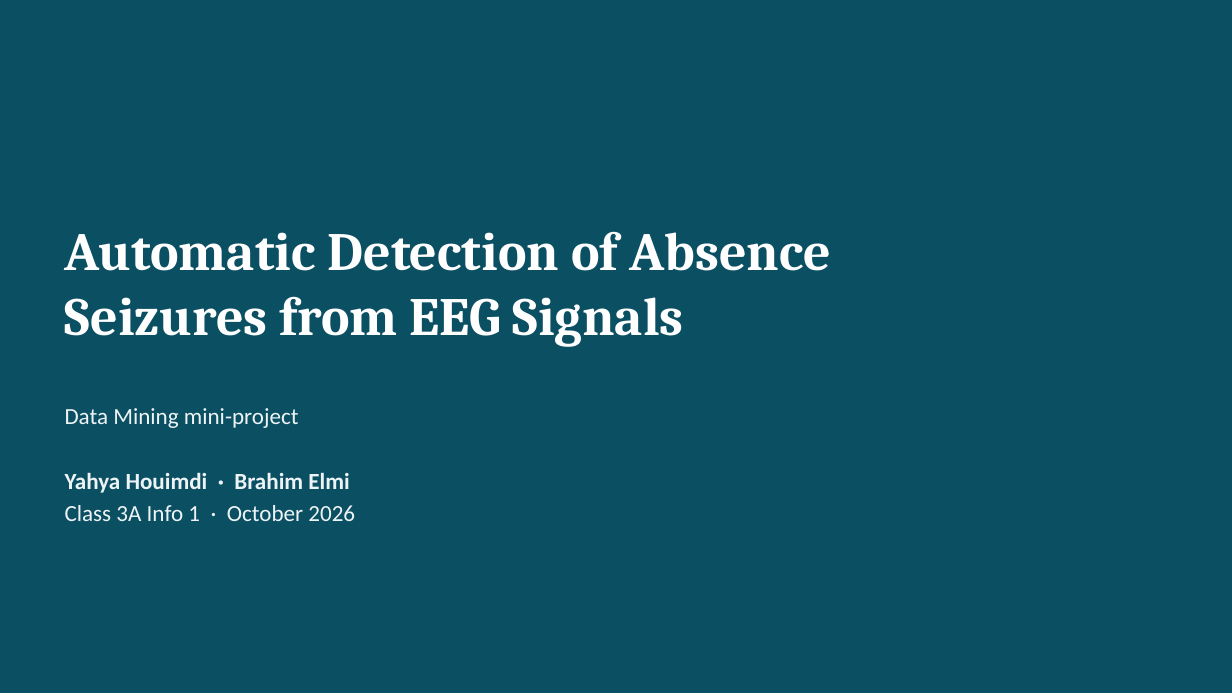
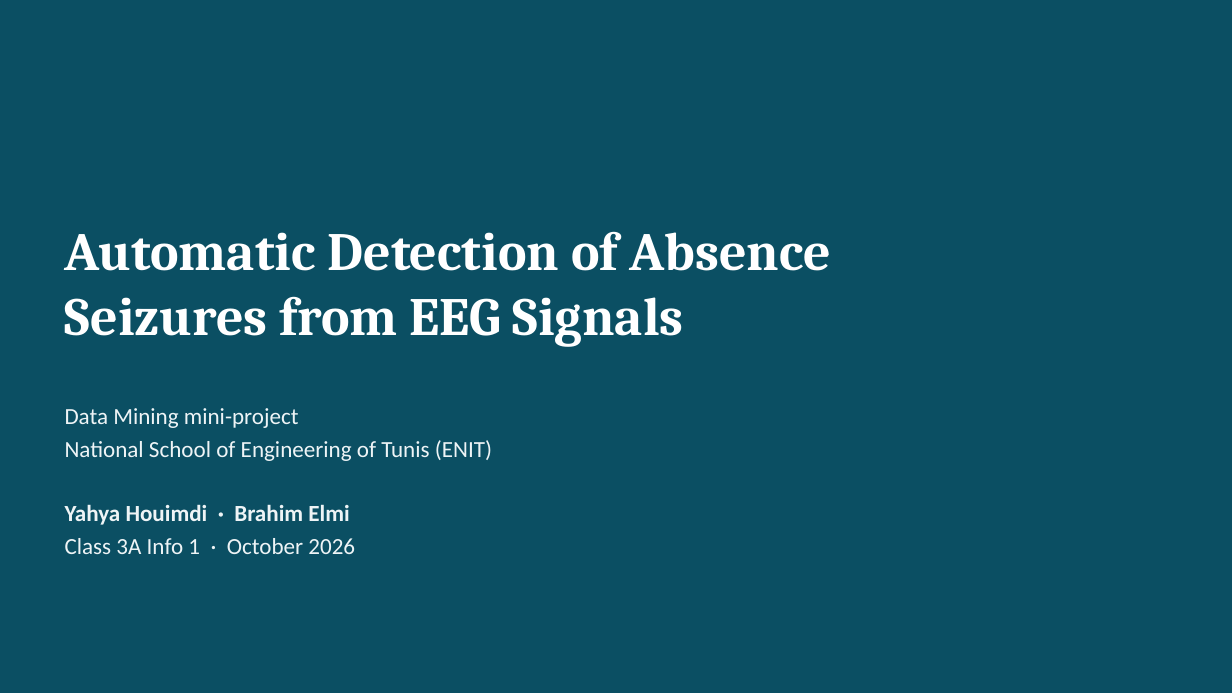
Before and after one commit to yahyahouimdi/data_mining, a slide deck: slide 1 of reports/EEG_Seizure_Detection_Presentation.pptx. Drawn at 1232x693 pixels with LibreOffice and Linux fonts; fonts in the diff are those of the drawing. Boxes give left, top, right and bottom in pixels: in the first picture for what was removed or moved away, otherwise in the second. Text is boxed around its words. In the diff, an @@ line names an element or a change of style, - is before the commit and + after.

```diff
--- a/reports/EEG_Seizure_Detection_Presentation.pptx
+++ b/reports/EEG_Seizure_Detection_Presentation.pptx
@@ text at bbox=[65, 440, 492, 461]: paragraph added @@
+National School of Engineering of Tunis (ENIT)
```
Also in this commit, not shown: 11 other files.
